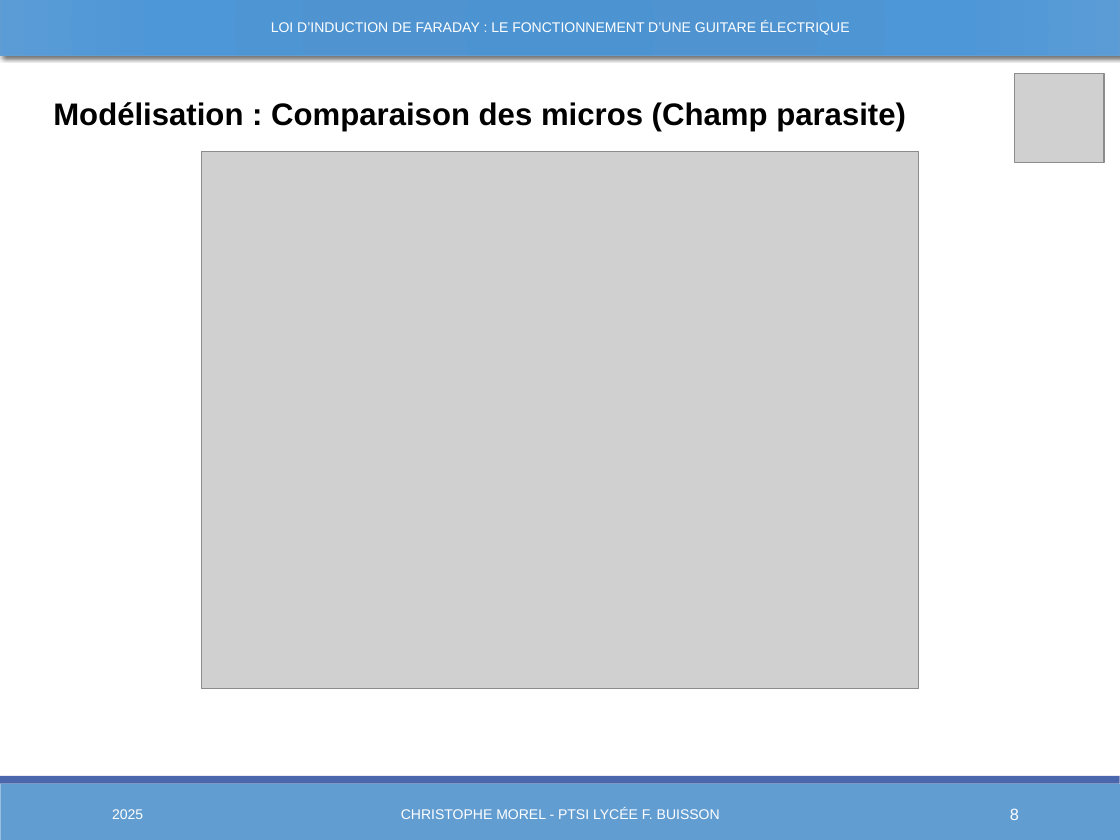
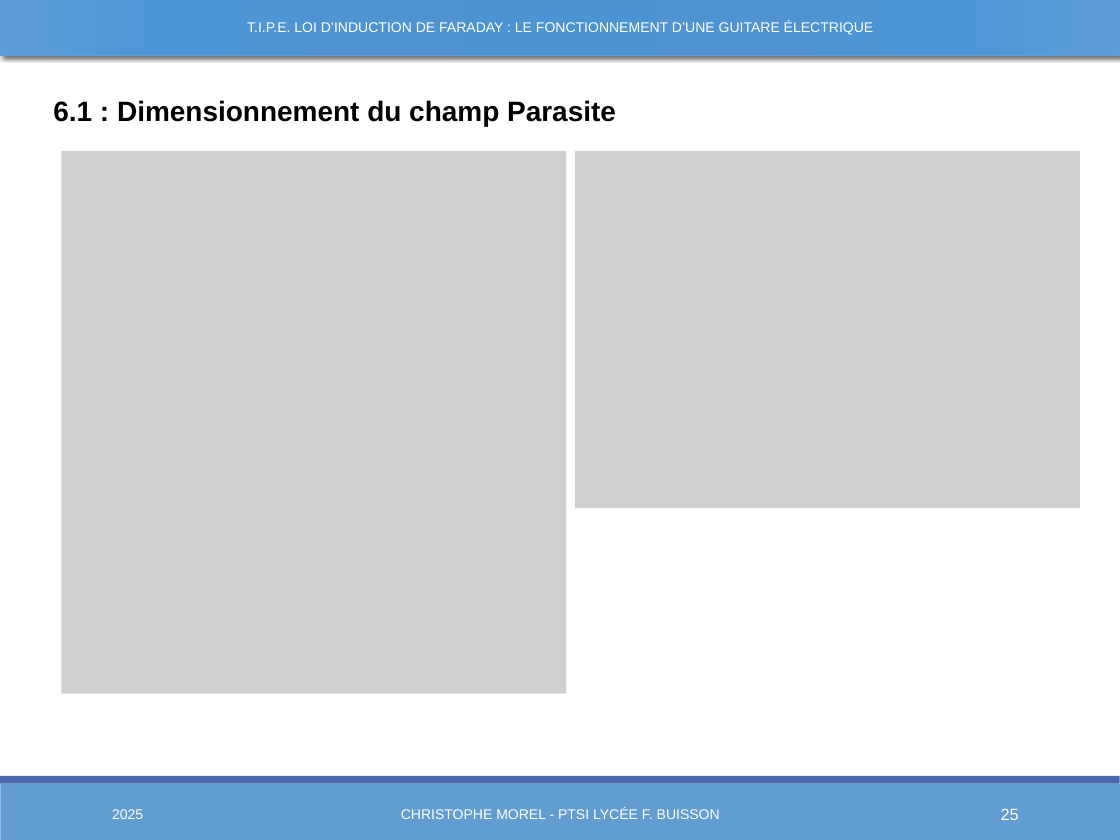
Before and after one commit to Chrismorel7/TIPE---Micro_guitare_elec, a slide deck: slide 25 of Views/Presentation3.pptx (slide 8 before the commit). Drawn at 1120x840 pixels with LibreOffice and Linux fonts; fonts in the diff are those of the drawing; grey boxes stand for pictures. Boxes give left, top, right and bottom in pixels: in the first picture for what was removed or moved away, otherwise in the second. Text is boxed around its words. In the diff, an @@ line names an element or a change of style, - is before the commit and + after.

```diff
--- a/Views/Presentation3.pptx
+++ b/Views/Presentation3.pptx
@@ text at [247,21,874,35]: text changed @@
-LOI D’INDUCTION DE FARADAY : LE FONCTIONNEMENT D’UNE GUITARE ÉLECTRIQUE
+T.I.P.E. LOI D’INDUCTION DE FARADAY : LE FONCTIONNEMENT D’UNE GUITARE ÉLECTRIQUE
@@ picture removed at [1015,74,1104,162] @@
@@ text at [53,100,616,126]: text changed; size 20 to 18 pt @@
-Modélisation : Comparaison des micros (Champ parasite)
+6.1 : Dimensionnement du champ Parasite
@@ picture: place and size @@
-picture at [202,151,918,689]
+picture at [62,151,567,694]
@@ picture added at [576,151,1081,508] @@
@@ page number at [1001,808,1019,820]: text changed @@
-8
+25
```
Also in this commit, not shown: 4 other slides changed, 1 slide removed, 3 other files.
